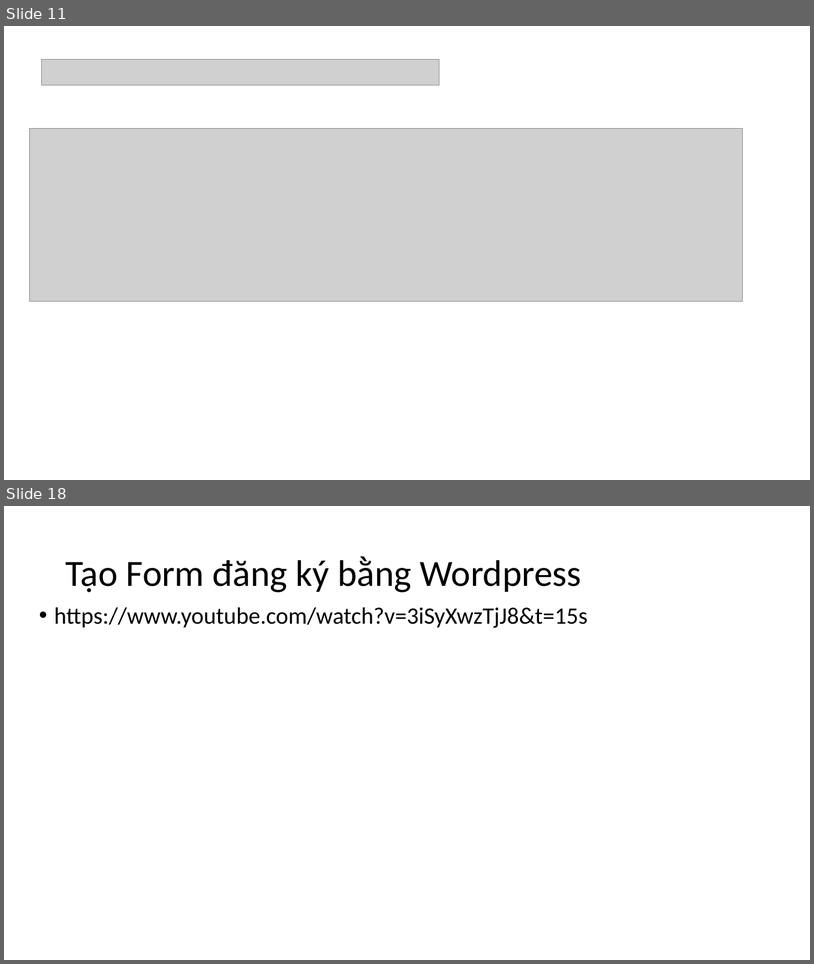
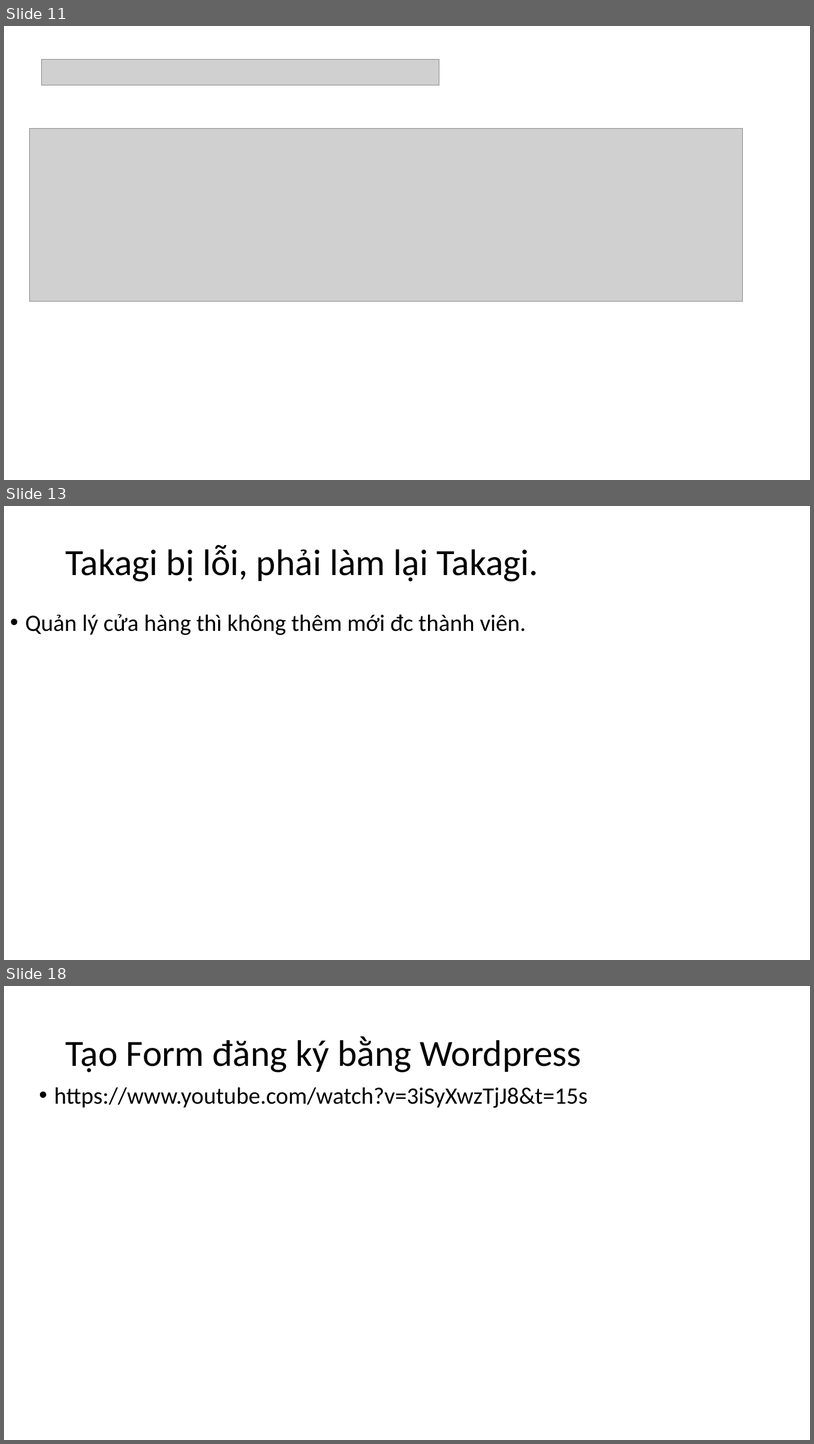
Before and after one commit to DangVanDoan05/WordPress, a slide deck: Quản trị người dùng sử dụng trang website, quản trị đơn hàng.pptx. Shown one above the other, each under a label of ours: slides 11 and 18 before the commit, slides 11, 13 and 18 after it; the slides between them are not shown. The pictures are 814x964 and 814x1444 pixels, drawn with LibreOffice and Linux fonts; fonts in the diff are those of the drawing; grey boxes stand for pictures. Boxes give left, top, right and bottom in pixels: in the first picture for what was removed or moved away, otherwise in the second. Text is boxed around its words. In the diff, an @@ line names an element or a change of style, - is before the commit and + after.

```diff
--- a/Quản trị người dùng sử dụng trang website, quản trị đơn hàng.pptx
+++ b/Quản trị người dùng sử dụng trang website, quản trị đơn hàng.pptx
@@ slide 13 added at (x1=4, y1=506, x2=810, y2=960), background #FFFFFF @@
@@ title added at (x1=65, y1=545, x2=539, y2=582), 44 pt, text #000000 @@
+Takagi bị lỗi, phải làm lại Takagi.
@@ text added at (x1=25, y1=614, x2=527, y2=635), 28 pt, text #000000 @@
+• Quản lý cửa hàng thì không thêm mới đc thành viên.
```
Also in this commit, not shown: 1 slide changed, 1 other slide added, 2 slides removed, 5 other files.
